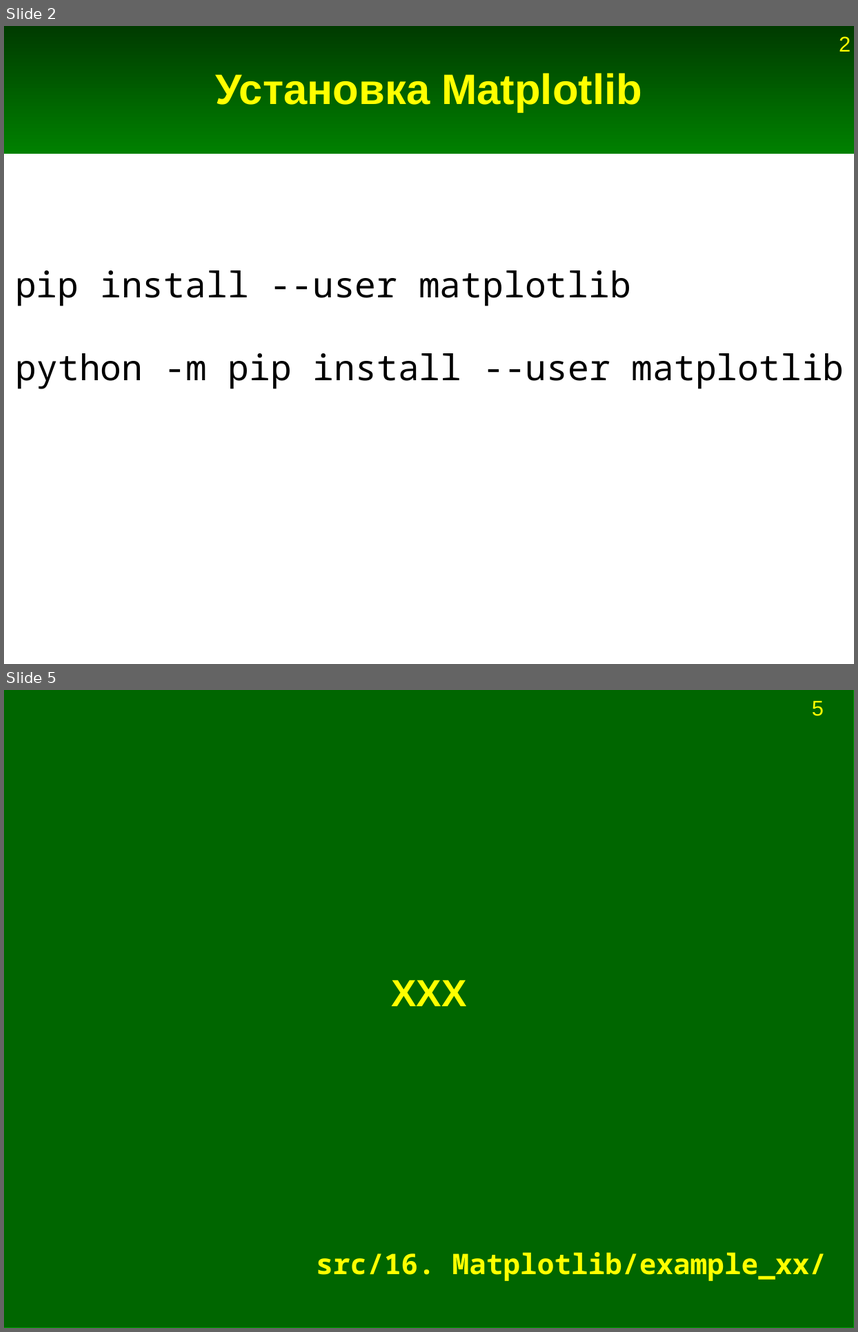
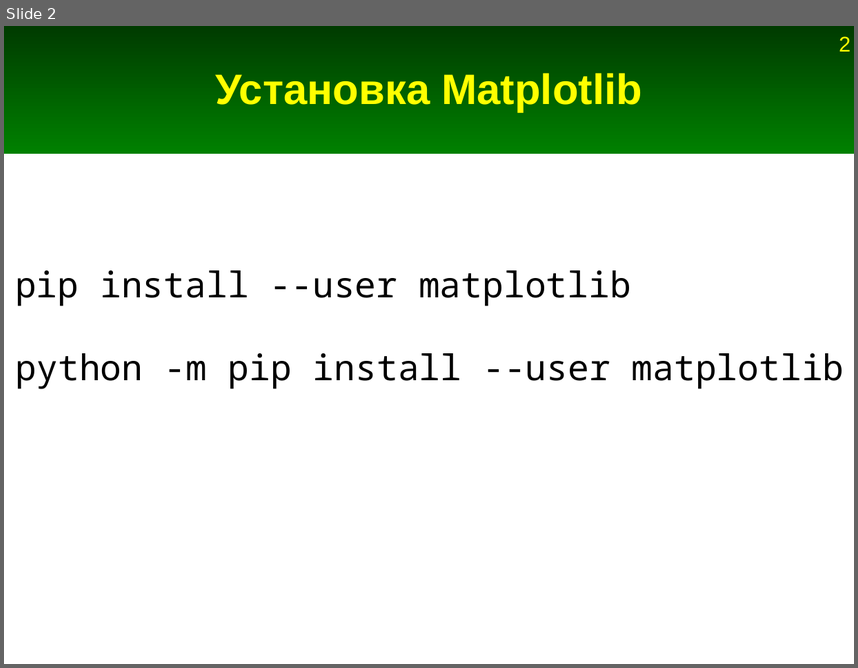
Before and after one commit to Jenyay/modelling, a slide deck: python language/presentations/16. Matplotlib.odp. Shown one above the other, each under a label of ours: slides 2 and 5 before the commit, slide 2 after it; the slides between them are not shown. The pictures are 858x1332 and 858x668 pixels, drawn with LibreOffice and Linux fonts; fonts in the diff are those of the drawing. Boxes give left, top, right and bottom in pixels: in the first picture for what was removed or moved away, otherwise in the second. Text is boxed around its words. In the diff, an @@ line names an element or a change of style, - is before the commit and + after.

Commit message:
Добавления и исправления в презентации про Numpy и Matplotlib

```diff
--- a/python language/presentations/16. Matplotlib.odp
+++ b/python language/presentations/16. Matplotlib.odp
@@ slide 5 removed at [4, 690, 854, 1328], background #FFFFFF @@
@@ rectangle removed at [4, 690, 854, 1328] @@
@@ page number removed at [812, 700, 824, 716] @@
-5
@@ title removed at [391, 980, 466, 1006] @@
-XXX
@@ title removed at [316, 1252, 826, 1281] @@
-src/16. Matplotlib/example_xx/
```
Also in this commit, not shown: 10 slides added, 2 other slides removed, 2 other files.
